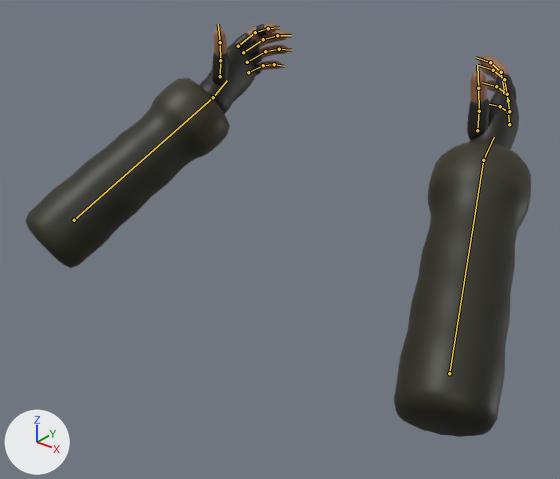
What one commit did to the glTF model assets/models/manos_chico.glb.
Before and after are seen from a 50 mm lens placed at (0.628, -0.474, -0.012), pointed at (-0.006, 0.318, -0.504). The axes (+X, +Y, +Z) are drawn at lower left. The lights are the same throughout. The picture after the commit comes second. Both versions are drawn at frame 72 of the action 'sostener-loop'; the numbers are the values there. The bones that bend it are drawn over the model as lines.

In view in the first picture: 'mangas', 'piel'.
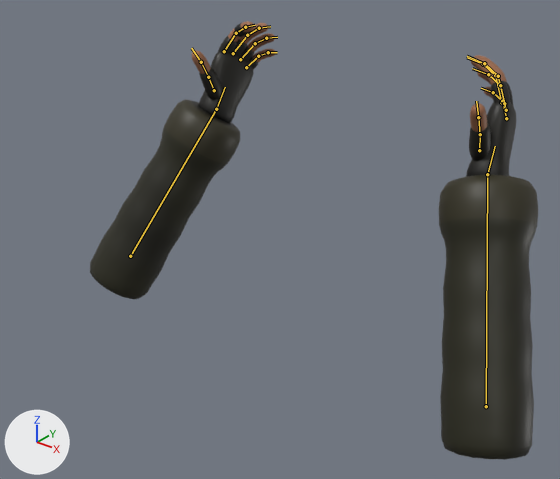
The change in detail:
Bone 'LeftLowerArm' (bone_leftlowerarm) moves from (-0.17, 0.5, -0.523) to (-0.175, 0.61, -0.633).
Bone 'LeftLowerArm' (bone_leftlowerarm) turns from (34, 11, -14) to (59, 11, -17) degrees about its own x, y and z.
Bone 'RightLowerArm' (bone_rightlowerarm) moves from (0.17, 0.5, -0.523) to (0.175, 0.61, -0.633).
Bone 'RightLowerArm' (bone_rightlowerarm) turns from (34, -11, 14) to (59, -11, 17) degrees about its own x, y and z.

Boxes (x1, y1, x2, y2) around the edits, measured in the pictures (560 x 479 px):
'mangas', posed (11% narrower): before (25, 24, 531, 437); after (90, 23, 538, 460)
'piel', posed: before (214, 23, 509, 102); after (192, 21, 507, 132)
bone 'LeftLowerArm', root to tip: before (74, 220) to (213, 97); after (130, 256) to (216, 109)
bone 'RightLowerArm', root to tip: before (449, 373) to (483, 160); after (486, 406) to (487, 174)
